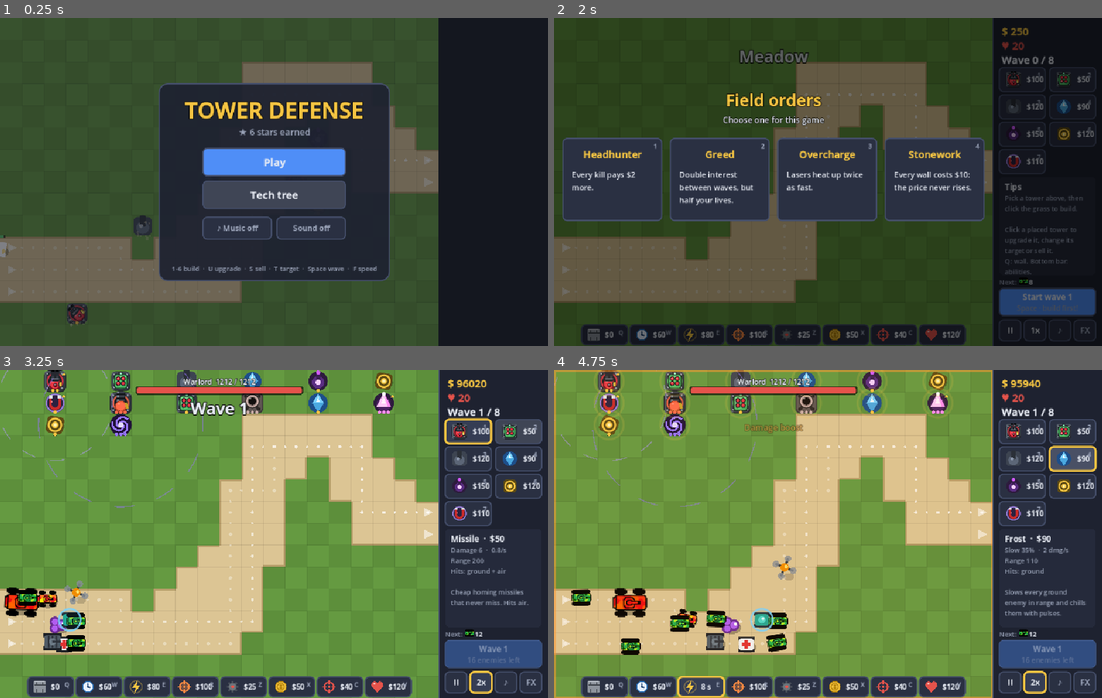
Above: before the commit, frames 1-4 (two rows, left to right).
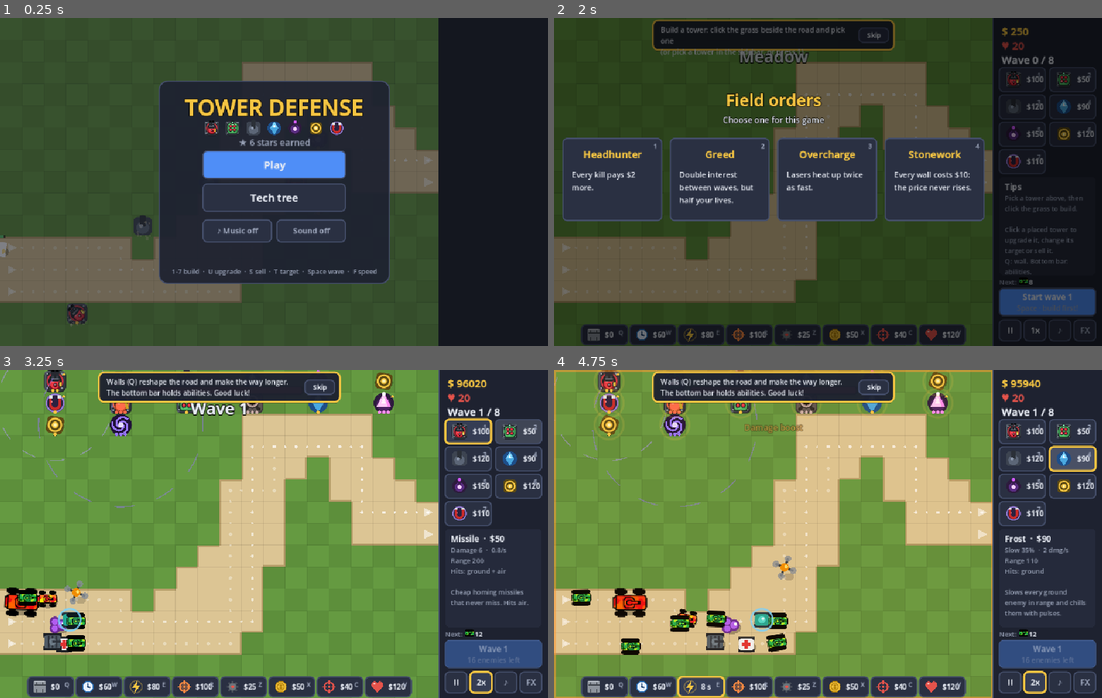
Above: after the commit, the same moments.

Repository: DonnyPlease/tower_defense
Game: Godot game, scene res://tools/screenshots.tscn
The game is run twice, just before and just after one commit, with the same random seed, the same clock (stepped at 60 frames per second) and the same inputs. This scene is started directly instead of the project's main scene.
Inputs (mouse positions are in pixels of both pictures, inside the frame that each line leads up to):
- Up to frame 1 (0.25 s): no input
- Up to frame 2 (2 s): tap Enter at 0.5 s; move the mouse to (828, 162) at 0.52 s; hold W 0.53-1.28 s; tap 1 at 0.6 s; click (828, 162) at 0.67 s; tap Space at 0.77, 1.07, 1.25, 1.52, 1.82 s; tap U at 0.8, 1.35 s; move the mouse to (592, 37) at 1.27 s; hold S from 1.28 s (still down); click (592, 37) at 1.42 s; tap E at 1.55 s
- Up to frame 3 (3.25 s): tap A at 2 s; move the mouse to (465, 432) at 2.02 s; release S at 2.03 s; hold W from 2.03 s (still down); tap E at 2.1 s; click (465, 432) at 2.17 s; tap Space at 2.3, 2.85, 3.02 s; move the mouse to (520, 432) at 2.77 s; click (520, 432) at 2.92 s; tap 1 at 3.05 s
- Up to frame 4 (4.75 s): tap Space at 3.32, 3.77, 4.07, 4.52 s; move the mouse to (1019, 458) at 3.52 s; release W at 3.53 s; hold S from 3.53 s (still down); tap 1 at 3.6 s; click (1019, 458) at 3.67 s; tap U at 3.8, 4.35 s; tap Escape at 4.15 s; move the mouse to (1074, 458) at 4.27 s; click (1074, 458) at 4.42 s; tap E at 4.55 s

The runs differ from the first frame. In frame 1, 5.1% of the frame differs, in the area x 29-72%, y 19-82%; in frame 2, 4.3%; in frame 3, 4.0%; in frame 4, 4.1%.

Commit message:
Add a first-game tutorial, glowing shots, title art and an installable web app
- Meadow teaches a new player in a few steps (build, start a wave, select,
  upgrade, walls), one hint at a time at the top of the field, moving on as
  the player does each one; it can be skipped and never shows again
  (profile.tutorial_done; players from version 1 profiles have played).
- Bullets, missiles' exhausts, beams and rail shots glow: an additive layer
  over them (works in the Compatibility renderer).
- The title panel shows a row of the seven towers.
- The web export is a progressive web app (manifest, icons, service worker,
  offline page; landscape), tested in the browser suite.
- dev_ideas.md keeps only what isn't built yet.

Co-Authored-By: Claude Opus 5.5 <noreply@anthropic.com>
Claude-Session: https://claude.ai/code/session_01XU3kyMMcUQrufofKSQgHVe

Diff:
--- a/src/game/profile.gd
+++ b/src/game/profile.gd
@@ -22,6 +22,7 @@
 ## unlocked). They can't be refunded.
 var free_tech: Dictionary[String, bool] = {}
 var endless_best: int = 0 ## most waves cleared in endless mode
+var tutorial_done: bool = false ## the first-game hints on Meadow were finished or skipped
 var sfx: bool = true
 var music: bool = true
 var save: WorldSnapshot = null ## game in progress
@@ -80,7 +81,7 @@
 func to_dict() -> Dictionary:
 	return {
 		"v": VERSION, "stars": stars, "tech": tech.keys(), "free_tech": free_tech.keys(), "endless_best": endless_best,
-		"sfx": sfx, "music": music, "save": save.to_dict() if save != null else null,
+		"tutorial_done": tutorial_done, "sfx": sfx, "music": music, "save": save.to_dict() if save != null else null,
 	}
 
 
@@ -99,6 +100,8 @@
 	p.sfx = dict.get("sfx") != false
 	p.music = dict.get("music") != false
 	p.save = WorldSnapshot.from_dict(dict.get("save"))
+	# Players from before the tutorial existed have played already.
+	p.tutorial_done = dict.get("tutorial_done") == true or (version == 1 and p.total_stars() > 0)
 	if version == 1:
 		p._convert_version_1(_int_map(dict.get("perks")))
 	else:
--- a/src/scenes/game_scene.gd
+++ b/src/scenes/game_scene.gd
@@ -36,6 +36,8 @@
 var ability_bar: AbilityBar
 var draft: DraftOverlay
 var build_menu: BuildMenu
+## The first-game hints (Meadow only, until finished or skipped), or null.
+var tutorial: Tutorial = null
 
 var _stage: Node2D
 var _clock := FixedStep.new()
@@ -98,6 +100,9 @@
 	_stage.add_child(ability_bar)
 	build_menu = BuildMenu.new(self)
 	_stage.add_child(build_menu)
+	if level_id == "meadow" and not profile.tutorial_done:
+		tutorial = Tutorial.new(self)
+		_stage.add_child(tutorial)
 
 	var restart: Callable = func() -> void: Router.goto_game(level_id)
 	pause_overlay = Overlay.new("Paused", Palette.TEXT, [
@@ -515,6 +520,8 @@
 	ability_bar.refresh()
 	draft.refresh()
 	build_menu.refresh()
+	if tutorial != null:
+		tutorial.refresh(delta)
 	Audio.set_intensity(1 if world.wave_in_progress() and not is_modal_open() else 0)
 
 
--- a/src/scenes/menu_scene.gd
+++ b/src/scenes/menu_scene.gd
@@ -43,7 +43,7 @@
 	_profile = Profile.load_profile()
 	var save: WorldSnapshot = _profile.save
 	var panel_w: float = 420
-	var panel_h: float = 420 if save != null else 360
+	var panel_h: float = 430 if save != null else 370
 	var px: float = (Config.WIDTH - panel_w) / 2
 	var py: float = (Config.HEIGHT - panel_h) / 2
 	var panel := DrawNode.new(func(g: CanvasItem) -> void:
@@ -57,10 +57,17 @@
 	add_child(ui)
 
 	Ui.text(ui, Config.WIDTH / 2.0, py + 48, "TOWER DEFENSE", 40, Palette.GOLD, true, Vector2(0.5, 0.5)).set_outline(4)
-	_stars = Ui.text(ui, Config.WIDTH / 2.0, py + 88, "★ %d stars earned" % _profile.total_stars(), 16, Palette.TEXT_DIM, false,
+	# A row of the towers under the title.
+	var row := DrawNode.new(func(g: CanvasItem) -> void:
+		var n: int = Towers.KINDS.size()
+		for i: int in n:
+			var x: float = Config.WIDTH / 2.0 + (i - (n - 1) / 2.0) * 38
+			TowerArt.draw_icon(g, Towers.KINDS[i], Vector2(x, py + 86), 30), 102)
+	add_child(row)
+	_stars = Ui.text(ui, Config.WIDTH / 2.0, py + 112, "★ %d stars earned" % _profile.total_stars(), 16, Palette.TEXT_DIM, false,
 		Vector2(0.5, 0.5))
 
-	var y: float = py + 118
+	var y: float = py + 128
 	if save != null:
 		var name: String = "Endless" if save.endless else Levels.by_id(save.level_id).name
 		buttons["continue"] = _button(ui, y, "Continue", _continue, true).sublabel("%s · wave %d" % [name, save.wave_index + 2])
@@ -76,7 +83,7 @@
 	ui.add_child(buttons["sfx"])
 	_refresh_sound_buttons()
 
-	Ui.text(ui, Config.WIDTH / 2.0, py + panel_h - 22, "1-6 build  ·  U upgrade  ·  S sell  ·  T target  ·  Space wave  ·  F speed",
+	Ui.text(ui, Config.WIDTH / 2.0, py + panel_h - 22, "1-7 build  ·  U upgrade  ·  S sell  ·  T target  ·  Space wave  ·  F speed",
 		12, Palette.TEXT_DIM, false, Vector2(0.5, 0.5))
 
 
--- /dev/null
+++ b/src/ui/tutorial.gd
@@ -0,0 +1,99 @@
+class_name Tutorial
+extends Control
+## A short guided start for a player's first game (on Meadow): one hint at a
+## time at the top of the field, each moving on when the player has done it.
+## It can be skipped; once finished or skipped it never shows again.
+
+enum Step { BUILD, START, SELECT, UPGRADE, WALLS, DONE }
+
+const DEPTH: int = 120
+const W: float = 440
+const H: float = 54
+const WALLS_SECONDS: float = 9.0 ## how long the last hint stays
+
+const TEXT: Dictionary[Step, String] = {
+	Step.BUILD: "Build a tower: click the grass beside the road and pick one\n(or pick a tower in the sidebar, or press 1).",
+	Step.START: "Start the first wave: press Space or the Start wave button.\nCalling waves early pays a bonus.",
+	Step.SELECT: "Click one of your towers to see what it can do.",
+	Step.UPGRADE: "Upgrade it (U). At level 3 it grows into one of two branches.",
+	Step.WALLS: "Walls (Q) reshape the road and make the way longer.\nThe bottom bar holds abilities. Good luck!",
+}
+
+var step: Step = Step.BUILD
+var skip_button: GameButton
+
+var _host: GameScene
+var _label: TextLabel
+var _walls_left: float = WALLS_SECONDS
+
+
+func _init(host: GameScene) -> void:
+	_host = host
+	position = Vector2((Config.FIELD_W - W) / 2, 4)
+	size = Vector2(W, H)
+	z_index = DEPTH
+	mouse_filter = Control.MOUSE_FILTER_IGNORE
+
+
+func _ready() -> void:
+	_label = Ui.text(self, 14, H / 2, "", 13, Palette.TEXT, false, Vector2(0, 0.5))
+	_label.set_line_spacing(2)
+	skip_button = GameButton.new(Rect2(W - 64, (H - 26) / 2, 54, 26), "Skip", finish).font(12)
+	add_child(skip_button)
+	_show()
+
+
+func _draw() -> void:
+	Paint.fill_rounded_rect(self, 0, 3, W, H, 10, Color(0, 0, 0, 0.3))
+	Paint.fill_rounded_rect(self, 0, 0, W, H, 10, Color(Palette.PANEL, 0.95))
+	Paint.stroke_rounded_rect(self, 0, 0, W, H, 10, 2, Palette.GOLD)
+
+
+## Called every frame: moves on once the player did what the hint asks.
+func refresh(delta: float) -> void:
+	if step == Step.DONE:
+		return
+	var world: World = _host.world
+	var before: Step = step
+	match step:
+		Step.BUILD:
+			if not world.towers.is_empty():
+				step = Step.START
+		Step.START:
+			if world.wave_index >= 0:
+				step = Step.SELECT
+		Step.SELECT:
+			if _host.selected != null:
+				step = Step.UPGRADE
+		Step.UPGRADE:
+			for t: Tower in world.towers:
+				if t.level > 0:
+					step = Step.WALLS
+		Step.WALLS:
+			_walls_left -= delta
+			if _walls_left <= 0 or not world.walls.is_empty():
+				finish()
+				return
+	if step != before:
+		_show()
+
+
+## Ends the tutorial for good (also the Skip button).
+func finish() -> void:
+	step = Step.DONE
+	visible = false
+	var p: Profile = Profile.load_profile()
+	if not p.tutorial_done:
+		p.tutorial_done = true
+		Profile.save_profile(p)
+
+
+func _show() -> void:
+	if _label != null and TEXT.has(step):
+		_label.show_text(TEXT[step])
+		_label.set_wrap(W - 90)
+
+
+## The hint showing now ("" when the tutorial is over).
+func hint_text() -> String:
+	return _label.text if visible and step != Step.DONE else ""
--- a/src/view/field_view.gd
+++ b/src/view/field_view.gd
@@ -12,6 +12,7 @@
 const D_WALLS: int = 4
 const D_BULLETS: int = 30
 const D_BEAMS: int = 32
+const D_GLOW: int = 33 ## additive light over bullets and beams
 const D_BARS: int = 40
 const D_ABILITIES: int = 41
 const D_OVERLAY: int = 45
@@ -44,6 +45,8 @@
 var _abilities: DrawNode
 var _bullets: DrawNode
 var _beams: DrawNode
+## Soft additive light around bullets, beams and rail shots.
+var glow: DrawNode
 var _bars: DrawNode
 var _rings: RingLayer
 ## Darkness of night variants (null otherwise).
@@ -71,6 +74,11 @@
 	add_child(_bullets)
 	_beams = DrawNode.new(_draw_beams, D_BEAMS)
 	add_child(_beams)
+	glow = DrawNode.new(_draw_glow, D_GLOW)
+	var additive := CanvasItemMaterial.new()
+	additive.blend_mode = CanvasItemMaterial.BLEND_MODE_ADD
+	glow.material = additive
+	add_child(glow)
 	_bars = DrawNode.new(_draw_bars, D_BARS)
 	add_child(_bars)
 	_abilities = DrawNode.new(_draw_abilities, D_ABILITIES)
@@ -284,6 +292,7 @@
 		_rails = _rails.filter(func(r: PackedFloat32Array) -> bool: return r[4] > 0)
 	_bullets.queue_redraw()
 	_beams.queue_redraw()
+	glow.queue_redraw()
 	_bars.queue_redraw()
 
 
@@ -353,6 +362,40 @@
 		var a: float = clampf(r[4] / RAIL_TIME, 0.0, 1.0)
 		Paint.line(g, r[0], r[1], r[2], r[3], 7 * a + 1, Color(gold, 0.35 * a))
 		Paint.line(g, r[0], r[1], r[2], r[3], 2, Color(1, 1, 1, 0.95 * a))
+
+
+## Light added on top of the bullets and beams (blend mode: add), so shots
+## glow against the field.
+func _draw_glow(g: CanvasItem) -> void:
+	for b: Bullet in world.bullets:
+		var x: float = Format.lerp_value(b.prev_x, b.x, _alpha)
+		var y: float = Format.lerp_value(b.prev_y, b.y, _alpha)
+		var color: Color
+		match b.type:
+			Towers.BulletType.MISSILE:
+				color = Palette.rgb(0xff8c42)
+				x -= cos(b.angle) * 6 * b.radius / 4.0 # the exhaust
+				y -= sin(b.angle) * 6 * b.radius / 4.0
+			Towers.BulletType.SHELL:
+				continue # shells are dark iron balls
+			_:
+				color = Palette.rgb(0xffe08a)
+		g.draw_circle(Vector2(x, y), 9, Color(color, 0.18))
+		g.draw_circle(Vector2(x, y), 4.5, Color(color, 0.3))
+	for t: Tower in world.towers:
+		if t.def.behavior != Towers.Behavior.BEAM:
+			continue
+		var c: Color = t.branch.color if t.branch != null else Palette.rgb(0xd35cff)
+		for e: Enemy in t.targets:
+			if not e.alive:
+				continue
+			var tx: float = Format.lerp_value(e.prev_x, e.x, _alpha)
+			var ty: float = Format.lerp_value(e.prev_y, e.y, _alpha)
+			Paint.line(g, t.x, t.y, tx, ty, 14 + 10 * t.heat_fraction, Color(c, 0.12))
+			g.draw_circle(Vector2(tx, ty), 10 + 8 * t.heat_fraction, Color(c, 0.25))
+	for r: PackedFloat32Array in _rails:
+		var a: float = clampf(r[4] / RAIL_TIME, 0.0, 1.0)
+		Paint.line(g, r[0], r[1], r[2], r[3], 16 * a, Color(1.0, 0.85, 0.4, 0.25 * a))
 
 
 func _draw_bullets(g: CanvasItem) -> void:
--- a/tests/framework/scene_test_case.gd
+++ b/tests/framework/scene_test_case.gd
@@ -40,6 +40,7 @@
 	p.stars = stars
 	for id: String in tech:
 		p.free_tech[id] = true
+	p.tutorial_done = true # the tutorial has tests of its own
 	p.sfx = false
 	p.music = false
 	Profile.save_profile(p)
--- /dev/null
+++ b/tests/smoke/test_tutorial.gd
@@ -0,0 +1,93 @@
+extends SceneTestCase
+## The first-game tutorial on Meadow, and the glow on shots.
+
+
+## A fresh player's profile: the tutorial hasn't been seen yet.
+func first_timer() -> Profile:
+	var p: Profile = use_profile()
+	p.tutorial_done = false
+	Profile.save_profile(p)
+	return p
+
+
+func test_the_tutorial_walks_a_new_player_through_the_first_steps() -> void:
+	first_timer()
+	var game: GameScene = await open_game("meadow")
+	if game == null:
+		return
+	var t: Tutorial = game.tutorial
+	expect_not_null(t, "a first game on Meadow has the tutorial")
+	if t == null:
+		return
+	expect_contains(t.hint_text(), "Build a tower")
+	await press_key(KEY_1)
+	await click_tile(6, 9)
+	await frames(1)
+	expect_contains(t.hint_text(), "Start the first wave")
+	await press_key(KEY_SPACE)
+	await frames(1)
+	expect_contains(t.hint_text(), "Click one of your towers")
+	await press_key(KEY_ESCAPE) # put the gun tool away
+	await click_tile(6, 9)
+	await frames(1)
+	expect_contains(t.hint_text(), "Upgrade it")
+	game.world.money = 1000
+	await press_key(KEY_U)
+	await frames(1)
+	expect_contains(t.hint_text(), "Walls (Q)")
+	expect_true(await until(func() -> bool: return t.hint_text().is_empty(), 900), "the last hint goes away")
+	Profile.forget_cache()
+	expect_true(Profile.load_profile().tutorial_done, "and the tutorial is done for good")
+	game = await open_game("meadow")
+	if game == null:
+		return
+	expect_null(game.tutorial, "not shown again")
+
+
+func test_the_tutorial_can_be_skipped_and_only_runs_on_meadow() -> void:
+	first_timer()
+	var game: GameScene = await open_game("riverside")
+	if game == null:
+		return
+	expect_null(game.tutorial, "only Meadow teaches")
+	game = await open_game("meadow")
+	if game == null:
+		return
+	expect_not_null(game.tutorial)
+	await click_button(game.tutorial.skip_button)
+	expect_eq(game.tutorial.hint_text(), "")
+	expect_false(game.tutorial.visible)
+	Profile.forget_cache()
+	expect_true(Profile.load_profile().tutorial_done)
+
+
+func test_the_tutorial_does_not_block_the_field() -> void:
+	first_timer()
+	var game: GameScene = await open_game("meadow")
+	if game == null:
+		return
+	var r: Rect2 = game.tutorial.get_global_rect()
+	expect_lt(r.end.y, 70.0, "a strip along the top")
+	# A click under the hint (not on Skip) still reaches the field.
+	await click(r.position.x + 30, r.position.y + 20)
+	expect_true(game.build_menu.is_open(), "the tile under it was clicked")
+
+
+func test_shots_glow() -> void:
+	if not rendering_available():
+		skip("needs a display; tests/run.sh uses xvfb-run")
+		return
+	use_profile()
+	var game: GameScene = await open_game("meadow")
+	if game == null:
+		return
+	game.speed = 0 # the screen still updates
+	var at := Vector2(tile(4, 1).x, tile(4, 1).y)
+	await frames(2)
+	var before: Color = pixel_at(await screenshot(), at.x, at.y + 6)
+	var b := Bullet.new(at.x, at.y, 0, 0, 1, Towers.BulletType.NORMAL, true, true)
+	game.world.bullets.append(b)
+	await frames(2)
+	var lit: Color = pixel_at(await screenshot(), at.x, at.y + 6)
+	expect_gt(lit.get_luminance(), before.get_luminance() + 0.05, "the grass next to the bullet is lit up")
+	expect_not_null(game.field.glow.material, "an additive layer")
Not shown, changed: export_presets.cfg
Not shown, added: src/ui/tutorial.gd.uid
Not shown, added: tests/smoke/test_tutorial.gd.uid
Not shown, changed: README.md
Not shown, changed: dev_ideas.md
Not shown, changed: tests/web/web.spec.mjs
